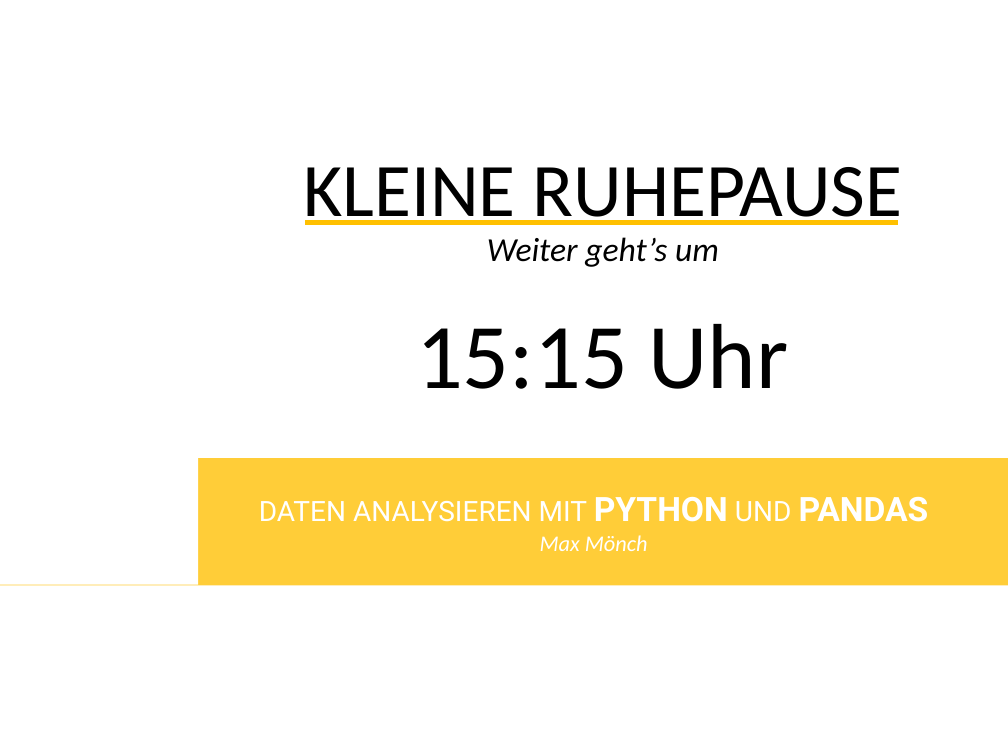
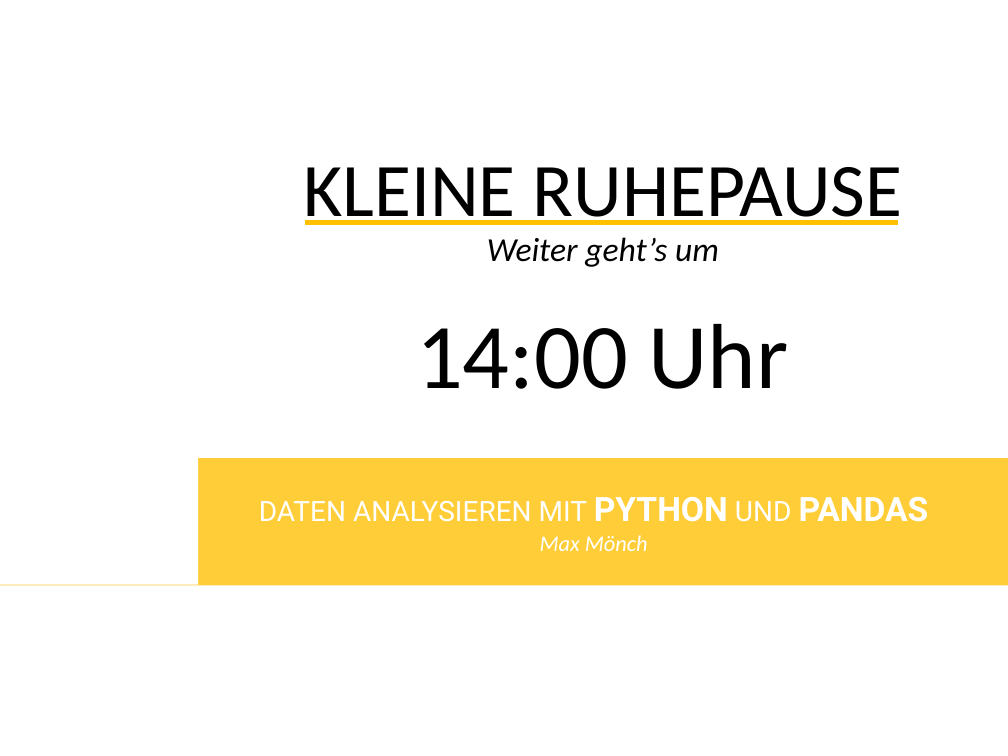
Before and after one commit to MonksterFX/pandas-basic, a slide deck: slide 1 of praesentation/pandas-basic.pptx. Drawn at 1008x756 pixels with LibreOffice and Linux fonts; fonts in the diff are those of the drawing; background and template pictures are left out. Boxes give left, top, right and bottom in pixels: in the first picture for what was removed or moved away, otherwise in the second. Text is boxed around its words. In the diff, an @@ line names an element or a change of style, - is before the commit and + after.

```diff
--- a/praesentation/pandas-basic.pptx
+++ b/praesentation/pandas-basic.pptx
@@ text at [416, 324, 789, 389]: text changed @@
-15:15 Uhr
+14:00 Uhr
```
Also in this commit, not shown: 2 other slides changed, 10 slides added, 11 other files.
